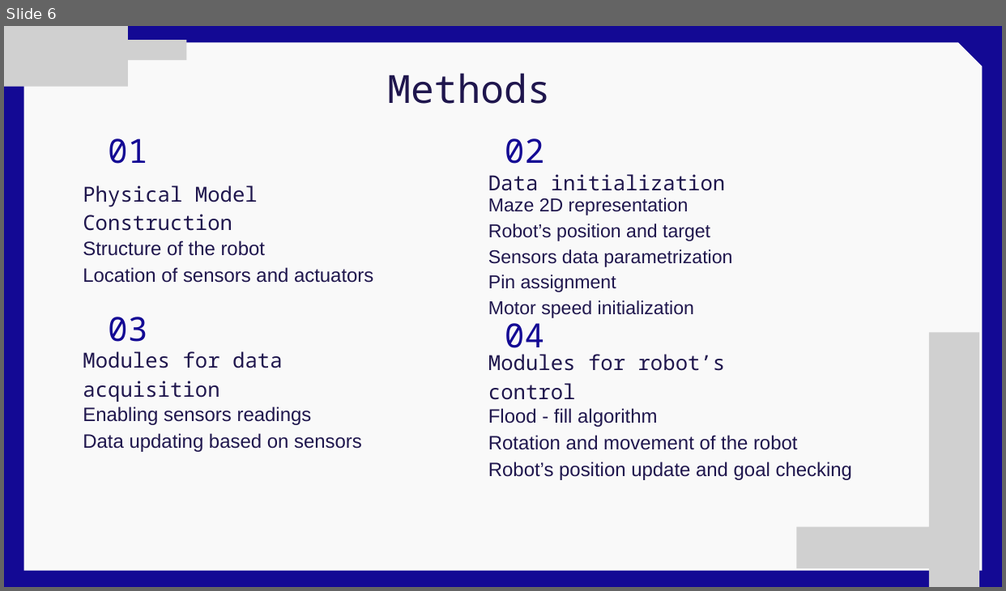
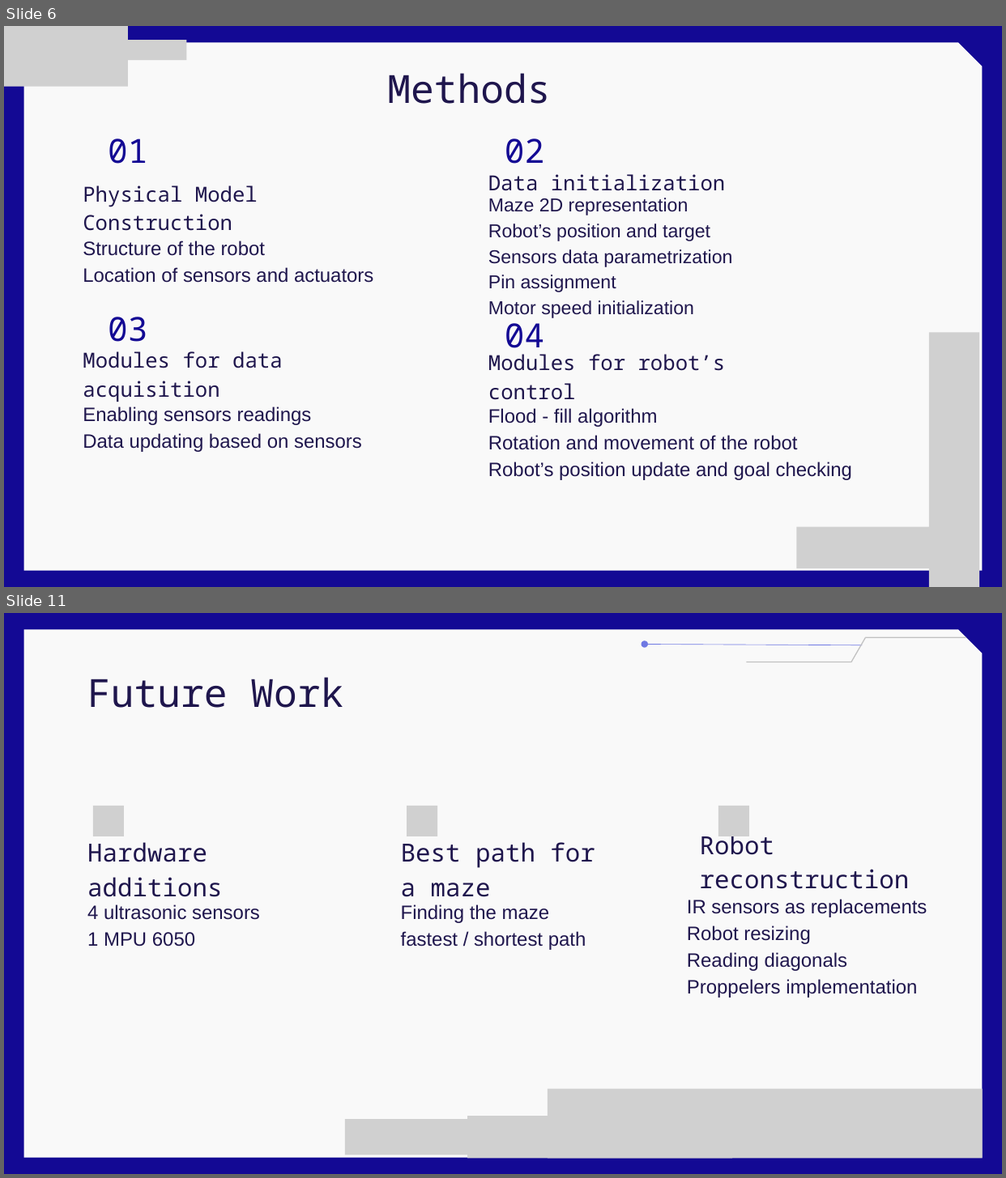
Before and after one commit to GenCabMon/proy_final_controlcont, a slide deck: Flood-Fill Algorithm for Maze Solving.pptx. Shown one above the other, each under a label of ours: slide 6 before the commit, slides 6 and 11 after it; the slides between them are not shown. The pictures are 1006x591 and 1006x1178 pixels, drawn with LibreOffice and Linux fonts; fonts in the diff are those of the drawing; grey boxes stand for pictures. Boxes give left, top, right and bottom in pixels: in the first picture for what was removed or moved away, otherwise in the second. Text is boxed around its words. In the diff, an @@ line names an element or a change of style, - is before the commit and + after.

```diff
--- a/Flood-Fill Algorithm for Maze Solving.pptx
+++ b/Flood-Fill Algorithm for Maze Solving.pptx
@@ slide 11 added at (4, 613, 1002, 1174), background #130994 @@
@@ freeform shape added at (24, 629, 982, 1158), fill #F9F9F9 @@
@@ arrow added from (862, 645) to (645, 644), #6F79E3 0.75 pt @@
@@ freeform shape added at (747, 637, 966, 662), fill #C1C1C1 @@
@@ text added at (87, 677, 343, 708), 56 pt, text #1F164D @@
+Future Work
@@ picture added at (93, 806, 124, 837) @@
@@ picture added at (407, 806, 437, 837) @@
@@ picture added at (718, 806, 749, 837) @@
@@ text added at (700, 831, 910, 889), 36 pt, text #1F164D @@
+Robot reconstruction
@@ text added at (87, 842, 222, 897), 36 pt, text #1F164D @@
+Hardware additions
@@ text added at (401, 842, 594, 897), 36 pt, text #1F164D @@
+Best path for a maze
@@ text added at (687, 899, 927, 998), 28 pt, text #1F164D @@
+IR sensors as replacements
+Robot resizing
+Reading diagonals
+Proppelers implementation
@@ text added at (87, 905, 260, 947), 28 pt, text #1F164D @@
+4 ultrasonic sensors
+1 MPU 6050
@@ text added at (401, 905, 586, 950), 28 pt, text #1F164D @@
+Finding the maze fastest / shortest path
@@ picture added at (548, 1089, 982, 1158) @@
@@ picture added at (345, 1119, 509, 1156) @@
@@ picture added at (467, 1116, 732, 1158) @@
```
Also in this commit, not shown: 3 other slides added, 3 slides removed, 1 other file.
